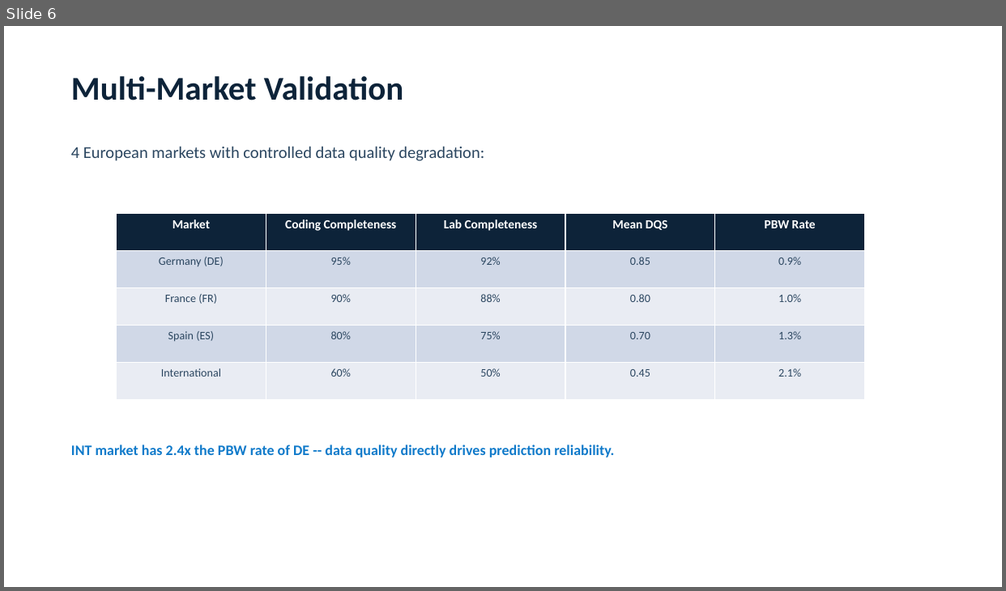
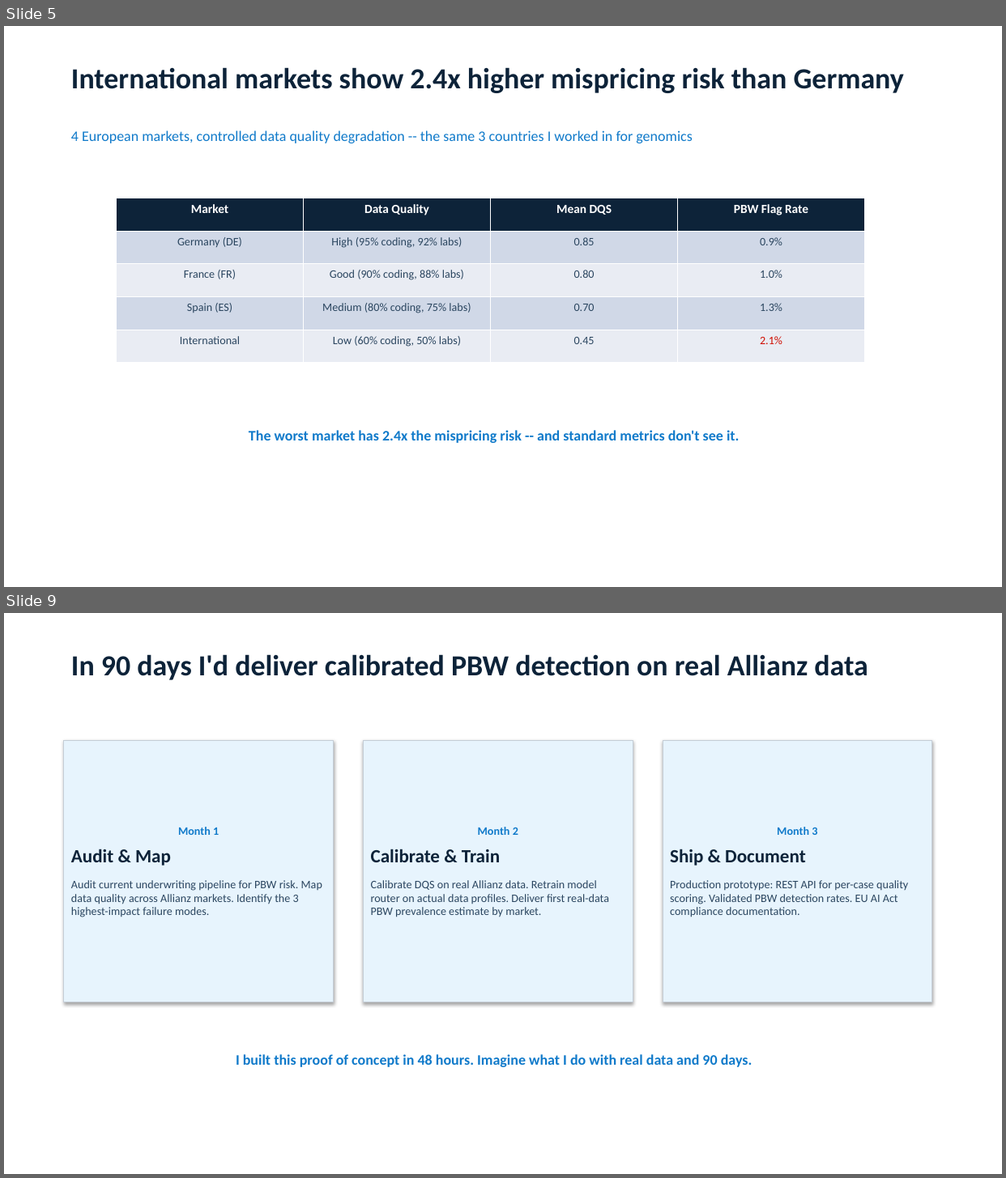
Before and after one commit to ttmgr/Tim_Reska, a slide deck: MedRisk-ADH/data/reports/medrisk_adh_deck.pptx. Shown one above the other, each under a label of ours: slide 6 before the commit, slides 5 and 9 after it; the slides between them are not shown. The pictures are 1006x591 and 1006x1178 pixels, drawn with LibreOffice and Linux fonts; fonts in the diff are those of the drawing. Boxes give left, top, right and bottom in pixels: in the first picture for what was removed or moved away, otherwise in the second. Text is boxed around its words. In the diff, an @@ line names an element or a change of style, - is before the commit and + after.

Commit message:
Add design overhaul, clinical fixes, MARP slides, and interview narrative
- Overhaul all presentations to match template design system (Calibri, #2D3436/#2C6FA0/#B2BEC3)
- Replace text-based pipelines with proper flowcharts (fpdf2 rounded rects, python-pptx shapes)
- Rewrite 22 slide titles as MBB action titles, trim bullets, add source lines
- Standardize Streamlit app UI across 10 files (colors, fonts, badges, charts)
- Fix 4 CRITICAL clinical values (CSF p-tau181 mean, COPD prevalence, F00.x GM annotations, E11.319)
- Add MARP slide deck (slides/pitch.md + theme.css) with PhD-to-disease-progression bridge narrative
- Add PhD→underwriting bridge: "same CTMC math, new domain"
- Map all JD requirements to evidence, integrate reference letter details
- Add new interview Q&As: not-an-MD defense, PO/data team collaboration

```diff
--- a/MedRisk-ADH/data/reports/medrisk_adh_deck.pptx
+++ b/MedRisk-ADH/data/reports/medrisk_adh_deck.pptx
@@ slide 9 added at (4,613,1002,1174), background #FFFFFF @@
@@ text added at (71,654,867,680), 28 pt, text #0D2339, bold @@
+In 90 days I'd deliver calibrated PBW detection on real Allianz data
@@ rectangle added at (64,740,334,1003), fill #E7F4FD, outline #C4CDD6 0.75 pt, 11 pt, text #2B4660 @@
+Month 1
+Audit & Map
+Audit current underwriting pipeline for PBW risk. Map data quality across Allianz markets. Identify the 3 highest-impact failure modes.
@@ rectangle added at (364,740,633,1003), fill #E7F4FD, outline #C4CDD6 0.75 pt, 11 pt, text #2B4660 @@
+Month 2
+Calibrate & Train
+Calibrate DQS on real Allianz data. Retrain model router on actual data profiles. Deliver first real-data PBW prevalence estimate by market.
@@ rectangle added at (663,740,932,1003), fill #E7F4FD, outline #C4CDD6 0.75 pt, 11 pt, text #2B4660 @@
+Month 3
+Ship & Document
+Production prototype: REST API for per-case quality scoring. Validated PBW detection rates. EU AI Act compliance documentation.
@@ text added at (236,1054,752,1067), 14 pt, text #107ACA, bold @@
+I built this proof of concept in 48 hours. Imagine what I do with real data and 90 days.
@@ what was slide 6 is now slide 5 @@
@@ slide 5 changed as well @@
@@ text added at (71,67,904,93), 28 pt, text #0D2339, bold @@
+International markets show 2.4x higher mispricing risk than Germany
@@ text removed at (71,76,404,101) @@
-Multi-Market Validation
@@ text at (71,130,692,143): text changed; size 16 to 14 pt; text colour #2B4660 to #107ACA @@
-4 European markets with controlled data quality degradation:
+4 European markets, controlled data quality degradation -- the same 3 countries I worked in for genomics
@@ table at (117,199,865,363) @@
-column 2: Coding Completeness | 95% | 90% | 80% | 60%
-column 3: Lab Completeness | 92% | 88% | 75% | 50%
+column 2: Data Quality | High (95% coding, 92% labs) | Good (90% coding, 88% labs) | Medium (80% coding, 75% labs) | Low (60% coding, 50% labs)
-column 4, row 1: PBW Rate
+column 4, row 1: PBW Flag Rate
@@ table: place and size @@
-table at (117,213,865,400)
+table at (117,199,865,363)
@@ text at (249,430,739,443): text changed @@
-INT market has 2.4x the PBW rate of DE -- data quality directly drives prediction reliability.
+The worst market has 2.4x the mispricing risk -- and standard metrics don't see it.
```
Also in this commit, not shown: 8 other slides added, 13 slides removed, 27 other files.
